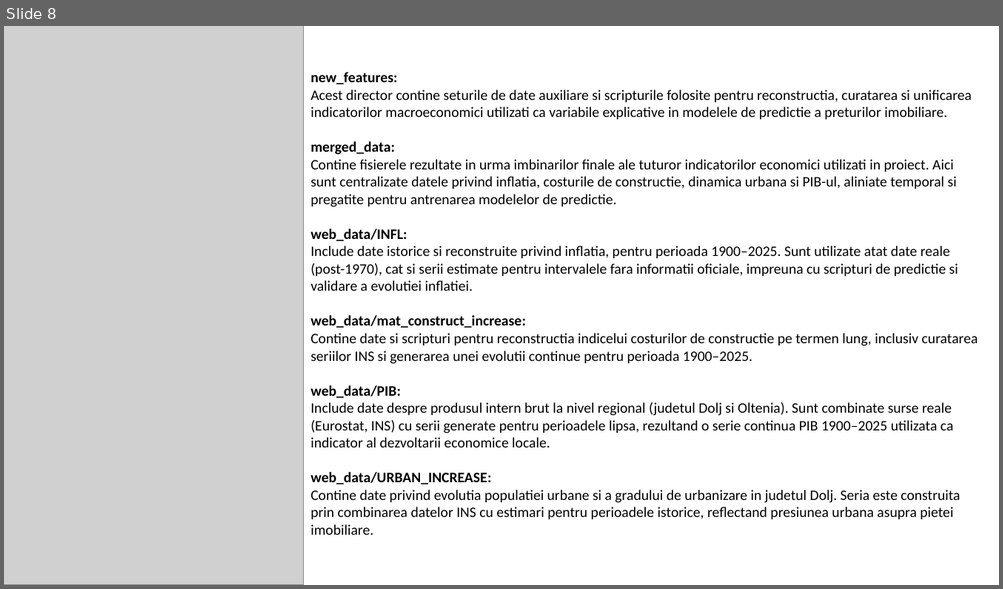
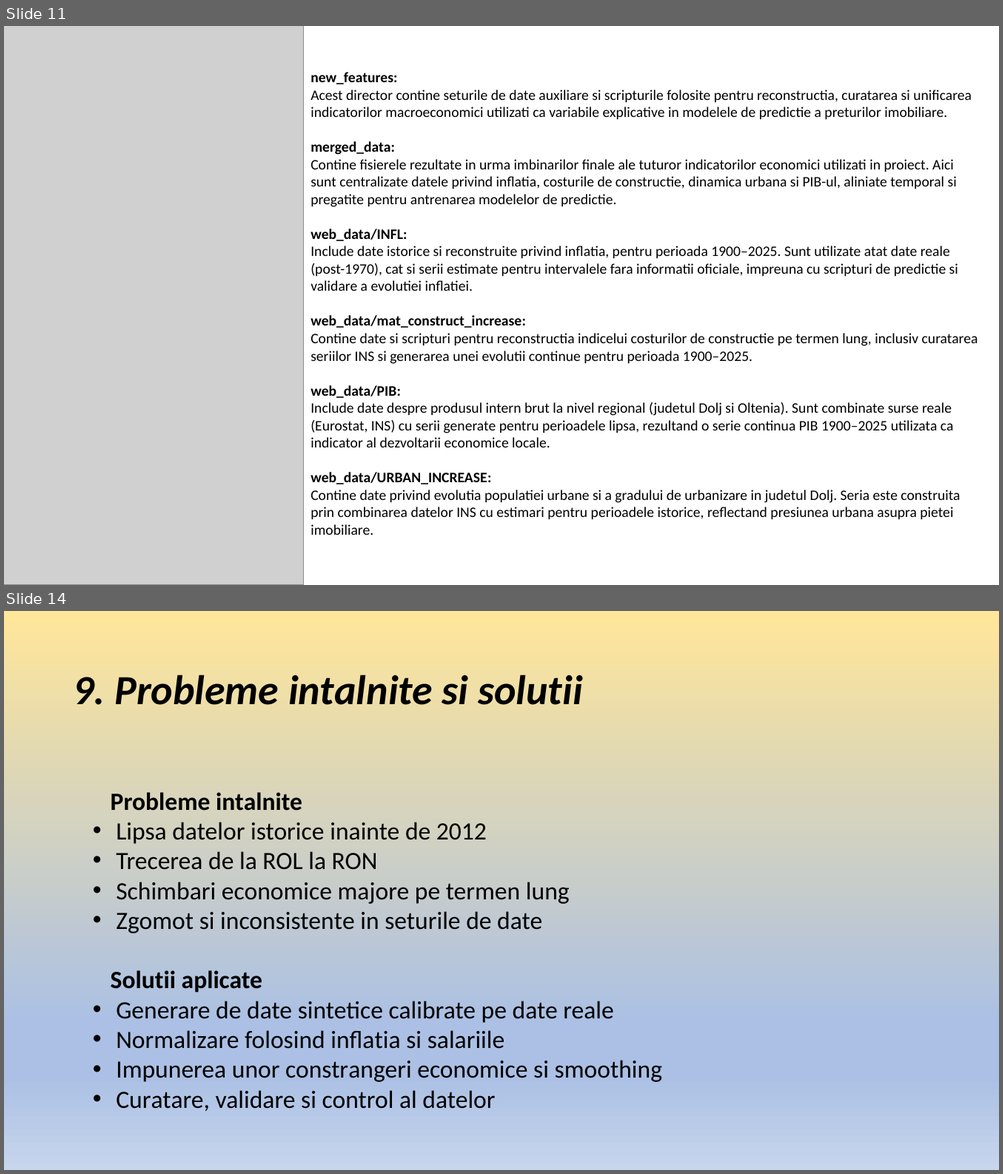
Before and after one commit to andrei-necsulea/Apartment_Prices_Prediction, a slide deck: Apartment_Prices_Craiova.pptx. Shown one above the other, each under a label of ours: slide 8 before the commit, slides 11 and 14 after it; the slides between them are not shown. The pictures are 1003x589 and 1003x1174 pixels, drawn with LibreOffice and Linux fonts; fonts in the diff are those of the drawing; grey boxes stand for pictures. Boxes give left, top, right and bottom in pixels: in the first picture for what was removed or moved away, otherwise in the second. Text is boxed around its words. In the diff, an @@ line names an element or a change of style, - is before the commit and + after.

```diff
--- a/Apartment_Prices_Craiova.pptx
+++ b/Apartment_Prices_Craiova.pptx
@@ slide 14 added at [4,611,999,1170], background gradient #FFE699 to #ABC0E4 to #C7D5ED @@
@@ text added at [73,675,662,1111], 24 pt, text #000000 @@
+9. Probleme intalnite si solutii
+  Probleme intalnite
+  • Lipsa datelor istorice inainte de 2012
+  • Trecerea de la ROL la RON
+  • Schimbari economice majore pe termen lung
+  • Zgomot si inconsistente in seturile de date
+  Solutii aplicate
+  • Generare de date sintetice calibrate pe date reale
+  • Normalizare folosind inflatia si salariile
+  • Impunerea unor constrangeri economice si smoothing
+  • Curatare, validare si control al datelor
@@ what was slide 8 is now slide 11 @@
```
Also in this commit, not shown: 6 slides changed, 6 other slides added, 1 other file.
